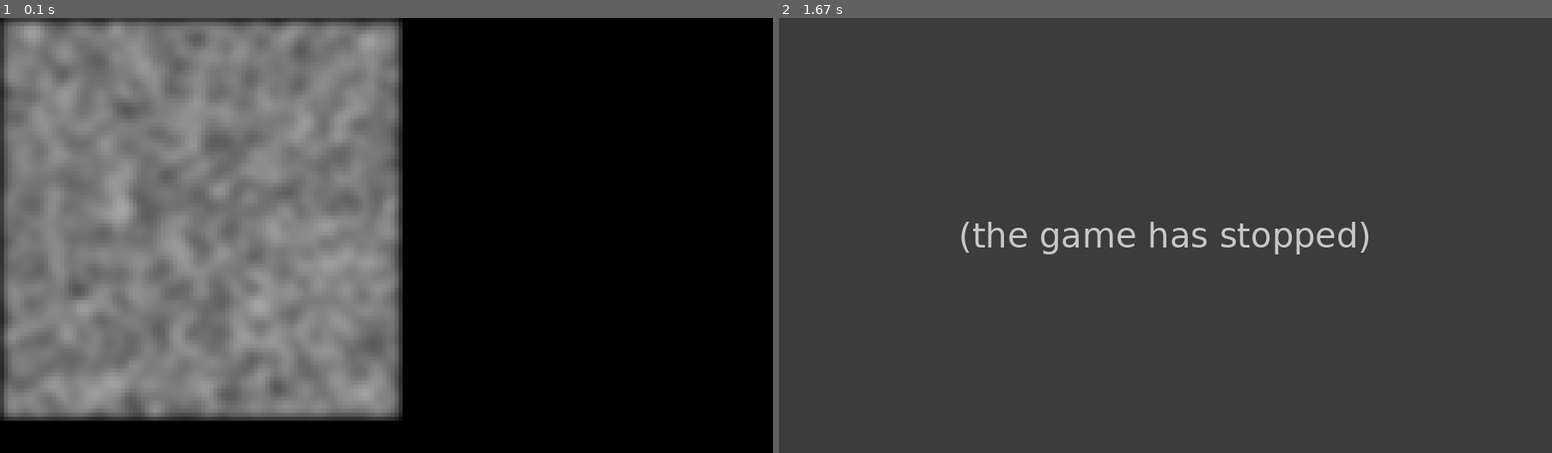
Above: before the commit, frames 1-2 (left to right).
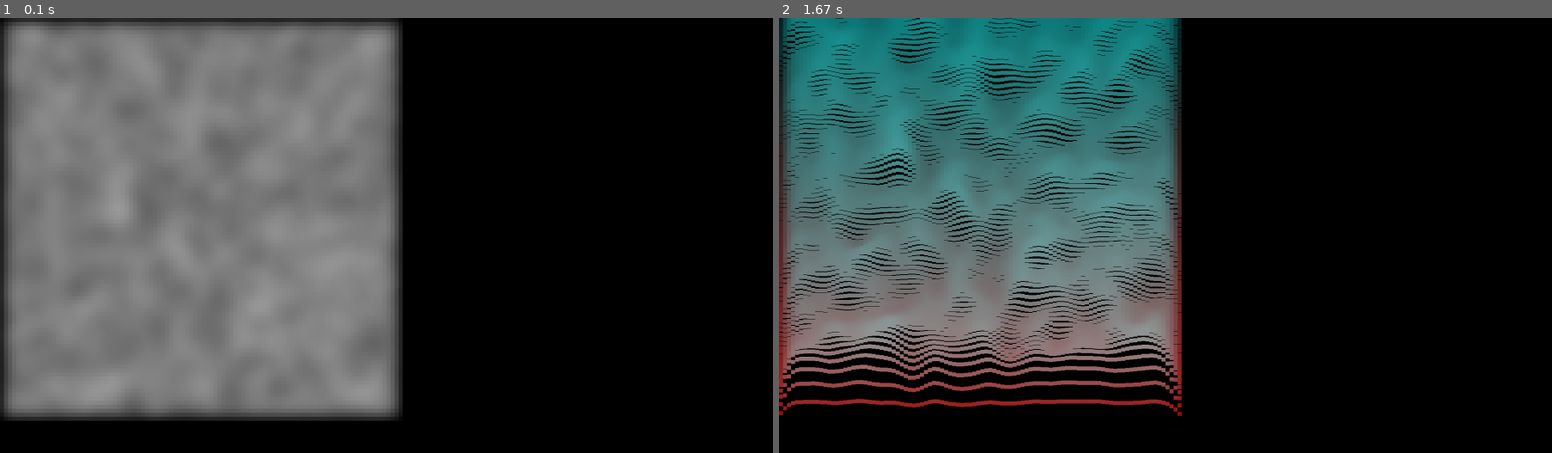
Above: after the commit, the same moments.

Repository: SlowMatrix/matrix
Game: pygame game, started from show_in_pygame.py
Same seed, same stepped clock (60 frames per second), same inputs: the game is played once before the commit and once after it.
Inputs:
- Up to frame 1 (0.1 s): no input
- Up to frame 2 (1.67 s): no input

The runs differ from the first frame. In frame 1, 1.6% of the frame differs, in the area x 0-52%, y 0-93%; in frame 2, 98%, in the area x 0-100%, y 0-100%.
Before the commit the program exited at 1 s; later frames show no game.

Commit message:
Add files via upload

Diff:
--- a/life.py
+++ b/life.py
@@ -2,7 +2,7 @@
     mu = sum(mur)
     return (mu == 3 and im == 0) or (im == 1 and (mu == 2 or mu == 3))
 
-def main():
+def main_consol():
     import time
     from class_matrix import Matrix
     a = True
@@ -25,5 +25,30 @@
         if s == False:
             main.pattern("random", [0, 1])
 
+def main_pygame():
+    import time
+    from show_in_pygame import show_in_pygame
+    from class_matrix import Matrix
+
+    a = True
+    main = Matrix(67, 33)
+    main.pattern("random", [0, 1])
+
+    def a(x):
+        if x > 0:
+            return "▀"
+        return "□"
+
+    time.sleep(1)
+    s = True
+    while s:
+        for i in range(100):
+            main.scan(life, mura=True)
+            show_in_pygame.show_nums(main, immn=255, time=0.1)
+            time.sleep(0.01)
+        s = bool(input())
+        if s == False:
+            main.pattern("random", [0, 1])
+
 if __name__ == "__main__":
-    main()
+    main_pygame()
--- a/show_in_pygame.py
+++ b/show_in_pygame.py
@@ -1,12 +1,40 @@
+class Matrix_display:
+    def __init__(self, display, matrix, update_function=None):
+        self.display = display
+        self.matrix = matrix
+
+    def update_display(self):
+        if self.func != None:
+            self.matrix.scan(self.func, murra = True)
+
+    def cluse(self):
+        pg.quit()
+
 class show_in_pygame: # использую класс только для красивого использования
     def show_nums(m, sizecl=10, immn=1, Display=None, time=3):
         import pygame as pg
         import time as t
 
-        def f(x, y, im, inF):
+        def f(x, y, im, display):
             colour = [255 if (s := im*immn) > 255 else s]*3
             rect = (x*sizecl, y*sizecl, sizecl, sizecl)
             pg.draw.rect(display, colour, rect)
+
+        show_in_pygame.show_by_func(m, f, Display, time)
+
+    def show_nums_3D(m, sizecl=10, immn=1, Display=None, time=3, Cof3D=1.25):
+        import pygame as pg
+        def f(x, y, im, display):
+            colour = [y**1.1]+[im]+[255 if (s := im*immn) > 255 else s]
+            colour = [i if i <= 255 and i > 0 else 255 for i in colour]
+            rect = (x*sizecl, y*sizecl-im**Cof3D, sizecl, sizecl)
+            pg.draw.rect(display, colour, rect)
+
+        show_in_pygame.show_by_func(m, f, Display, time)
+
+    def show_by_func(m, f, Display=None, time=3):
+        import pygame as pg
+        import time as t
 
         if Display == None:
             display = pg.display.set_mode((0, 0))
@@ -14,51 +42,14 @@
             display = Display
 
         m = m.copy()
-        m.scan_no_ret(f)
+        m.scan_no_ret(f, inFunk=display)
 
-        pg.display.update()
-        t.sleep(time)
+
         if Display == None:
+            pg.display.update()
+            t.sleep(time)
             pg.quit()
 
-    def show_nums_3D(m, sizecl=10, immn=1, Display=None, time=3, Cof3D=1.25):
-        import pygame as pg
-        import time as t
-
-        def f(x, y, im, inF):
-            colour = [y**1.1]+[255 if (s := im*immn) > 255 else s]*2 # !!!!!!!!!!!!!!!!!!!!!!!!!!!!!!!!!!!!!!!!!!! y может превысить 255
-            rect = (x*sizecl, y*sizecl-im**Cof3D, sizecl, sizecl)
-            pg.draw.rect(display, colour, rect)
-
-        if Display == None:
-            display = pg.display.set_mode((0, 0))
-        else:
-            display = Display
-
-        m = m.copy()
-        m.scan_no_ret(f)
-
-        pg.display.update()
-        t.sleep(time)
-        if Display == None:
-            pg.quit()
-
-        def show_by_func(m, f, sizecl=10, immn=1, Display=None, time=3):
-            import pygame as pg
-            import time as t
-
-            if Display == None:
-                display = pg.display.set_mode((0, 0))
-            else:
-                display = Display
-
-            m = m.copy()
-            m.scan_no_ret(f, inFunk=display)
-
-            pg.display.update()
-            t.sleep(time)
-            if Display == None:
-                pg.quit()
 
 
 
@@ -66,5 +57,6 @@
 if __name__ == "__main__":
     from generator import *
     from class_matrix import Matrix
-    m = perlin_nose(Matrix(100, 100), 4, (0, 255))
-    show_in_pygame.show_nums(m.show(), time=1)
+    m = perlin_nose(Matrix(100, 100), 9, (0, 255))
+    show_in_pygame.show_nums(m, time=1)
+    show_in_pygame.show_nums_3D(m, time=1, Cof3D=1.001)
